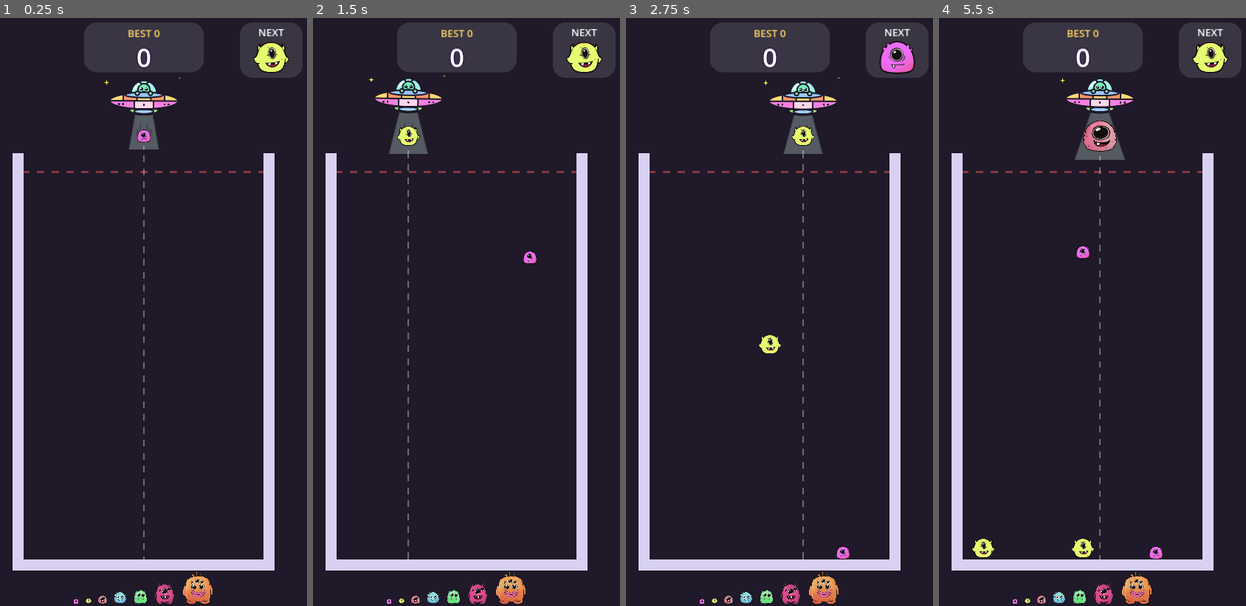
Above: before the commit, frames 1-4 (left to right).
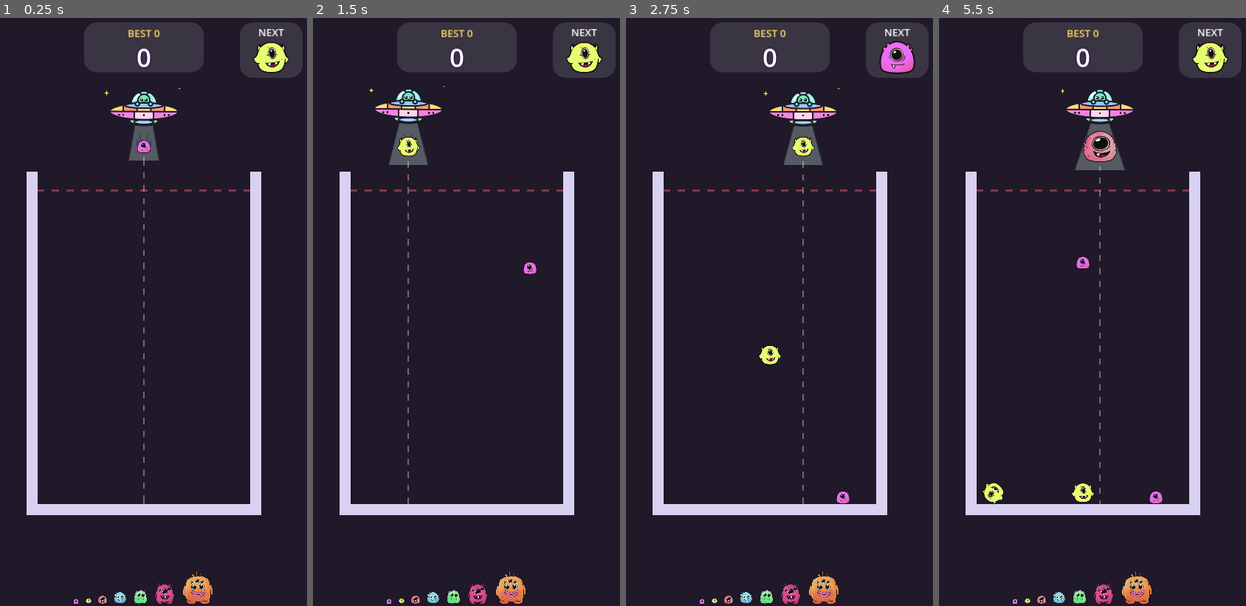
Above: after the commit, the same moments.

Repository: vickyraut212-boop/MonsterMerageGame
Game: Godot game, scene res://scenes/main.tscn
Same seed, same stepped clock (60 frames per second), same inputs: the game is played once before the commit and once after it.
Inputs (mouse positions are in pixels of both pictures, inside the frame that each line leads up to):
- Up to frame 1 (0.25 s): no input
- Up to frame 2 (1.5 s): move the mouse to (530, 282) at 0.52 s; click (530, 282) at 0.67 s; drag from (389, 341) to (457, 94) at 1.27 s
- Up to frame 3 (2.75 s): move the mouse to (804, 182) at 2.02 s; click (804, 182) at 2.17 s
- Up to frame 4 (5.5 s): drag from (1064, 429) to (981, 223) at 2.77 s; move the mouse to (1181, 400) at 3.52 s; click (1181, 400) at 3.67 s; drag from (981, 223) to (1083, 94) at 4.27 s; move the mouse to (1098, 312) at 5.02 s; click (1098, 312) at 5.17 s

The runs differ from the first frame. In frame 1, 14% of the frame differs, in the area x 4-90%, y 9-94%; in frame 2, 14%; in frame 3, 14%; in frame 4, 15%.

Commit message:
Make the jar narrower and shorter so the pile reaches the danger line
The playtest showed the pile filling only the bottom third of a
520x880 jar after a minute, so the danger line never mattered. The
inside is now 460x720, centred, with the rim at y=340. The dropper's
height now follows the jar rim (hold_above_rim) instead of a fixed y.

Co-Authored-By: Claude Opus 5.5 <noreply@anthropic.com>
Claude-Session: https://claude.ai/code/session_01QQF4EsL7cFRzG2ai4USehR

Diff:
--- a/scripts/dropper.gd
+++ b/scripts/dropper.gd
@@ -19,8 +19,9 @@
 signal dropped(tier: int, at: Vector2)
 signal next_changed(tier: int)
 
-## Height (screen y) where the waiting monster hangs.
-@export var hold_y := 262.0
+## How far above the jar's rim the waiting monster hangs.
+## (The height follows the jar, so moving the jar moves the ship too.)
+@export var hold_above_rim := 55.0
 ## Seconds between drops.
 @export var cooldown := 0.6
 ## How quickly the monster catches up with the pointer (higher = snappier).
@@ -75,7 +76,7 @@
 func setup(jar: Jar) -> void:
 	_jar = jar
 	_target_x = jar.get_inner_rect().get_center().x
-	position = Vector2(_target_x, hold_y)
+	position = Vector2(_target_x, jar.inner_top - hold_above_rim)
 	current_tier = 1  # the first drop of every game is Tier 1
 	next_tier = _pick_tier()
 	_refresh_held()
--- a/scripts/jar.gd
+++ b/scripts/jar.gd
@@ -9,10 +9,13 @@
 signal game_over
 
 ## Inside of the jar (the space monsters can occupy).
-@export var inner_left := 100.0
-@export var inner_top := 300.0
-@export var inner_width := 520.0
-@export var inner_height := 880.0
+## Kept fairly narrow and short so the pile climbs towards the danger line
+## within a minute or two of play; a tall jar never gets dangerous.
+## inner_left centres it: (720 - inner_width) / 2.
+@export var inner_left := 130.0
+@export var inner_top := 340.0
+@export var inner_width := 460.0
+@export var inner_height := 720.0
 
 ## How thick the walls look and collide.
 @export var wall_thickness := 24.0
